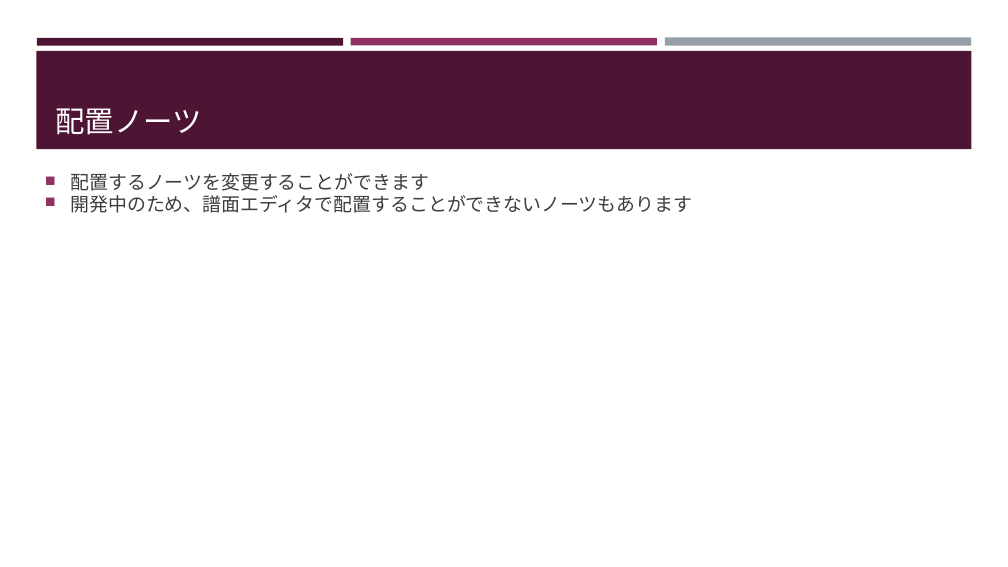
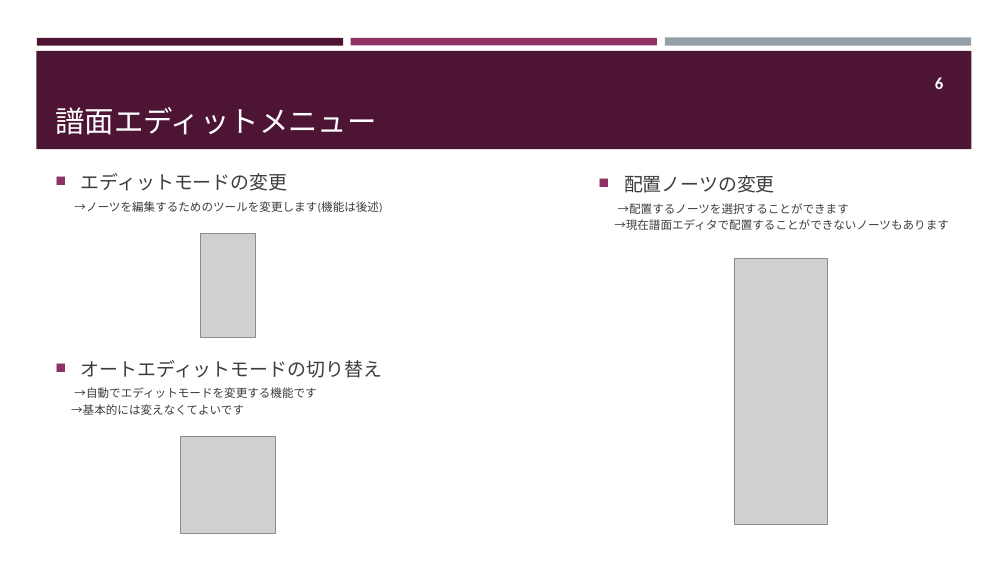
Before and after one commit to mumiroMurorin/MURORYTHM_DIMENTION, a slide deck: slide 7 of Assets/ChartEditor/Texture/Explanation/ChartEditor説明書.pptx (slide 6 before the commit). Drawn at 1008x567 pixels with LibreOffice and Linux fonts; fonts in the diff are those of the drawing; grey boxes stand for pictures. Boxes give left, top, right and bottom in pixels: in the first picture for what was removed or moved away, otherwise in the second. Text is boxed around its words. In the diff, an @@ line names an element or a change of style, - is before the commit and + after.

```diff
--- a/Assets/ChartEditor/Texture/Explanation/ChartEditor説明書.pptx
+++ b/Assets/ChartEditor/Texture/Explanation/ChartEditor説明書.pptx
@@ page number added at bbox=[935, 77, 943, 89], 16 pt, text #FFFFFF, bold @@
+6
@@ title at bbox=[56, 107, 377, 135]: text changed @@
-配置ノーツ
+譜面エディットメニュー
@@ text added at bbox=[74, 173, 382, 212], 11 pt, text #3D3D3D @@
+■ エディットモードの変更
+→ノーツを編集するためのツールを変更します(機能は後述)
@@ text at bbox=[614, 175, 949, 230]: text changed; size 18 to 11 pt @@
-■ 配置するノーツを変更することができます
-■ 開発中のため、譜面エディタで配置することができないノーツもあります
+■ 配置ノーツの変更
+→配置するノーツを選択することができます
+→現在譜面エディタで配置することができないノーツもあります
@@ picture added at bbox=[200, 234, 256, 337] @@
@@ picture added at bbox=[734, 259, 828, 526] @@
@@ text added at bbox=[71, 360, 382, 415], 11 pt, text #3D3D3D @@
+■ オートエディットモードの切り替え
+→自動でエディットモードを変更する機能です
+→基本的には変えなくてよいです
@@ picture added at bbox=[180, 436, 276, 533] @@
```
Also in this commit, not shown: 10 other slides changed, 4 slides added, 3 slides removed, 39 other files.
